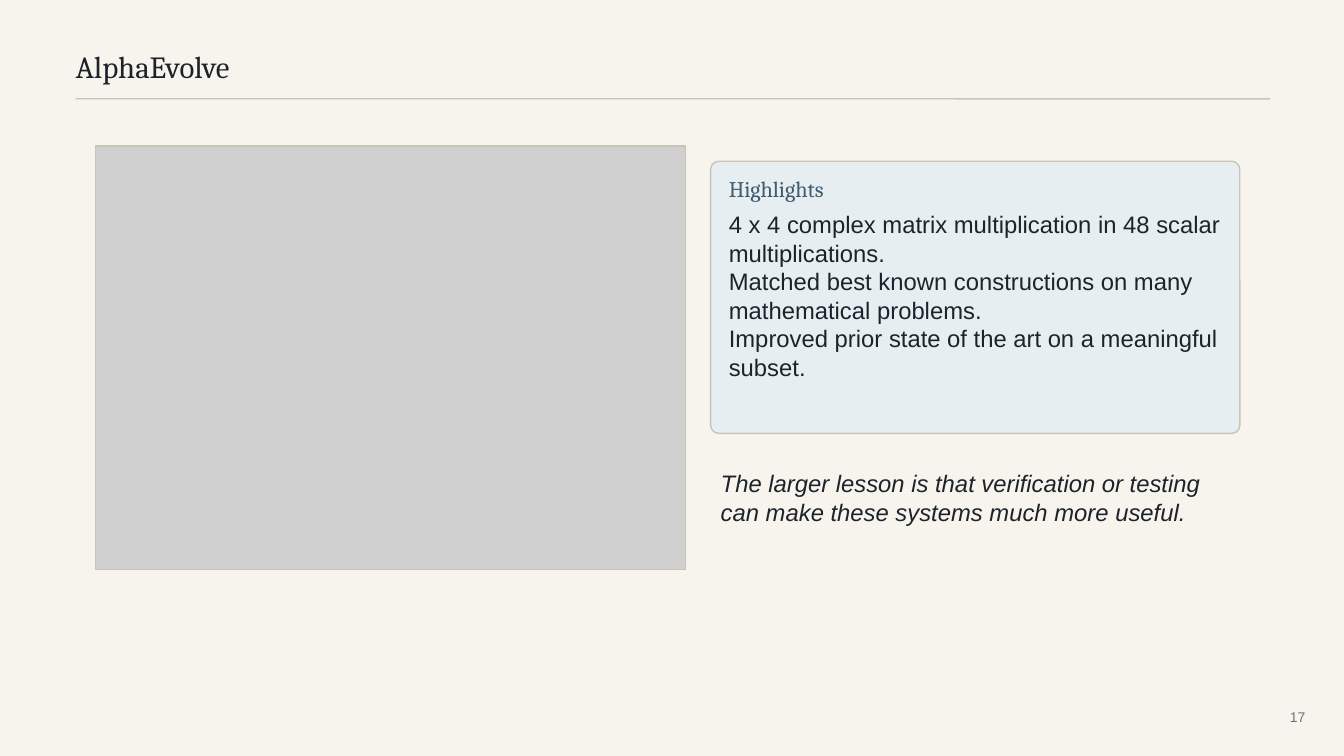
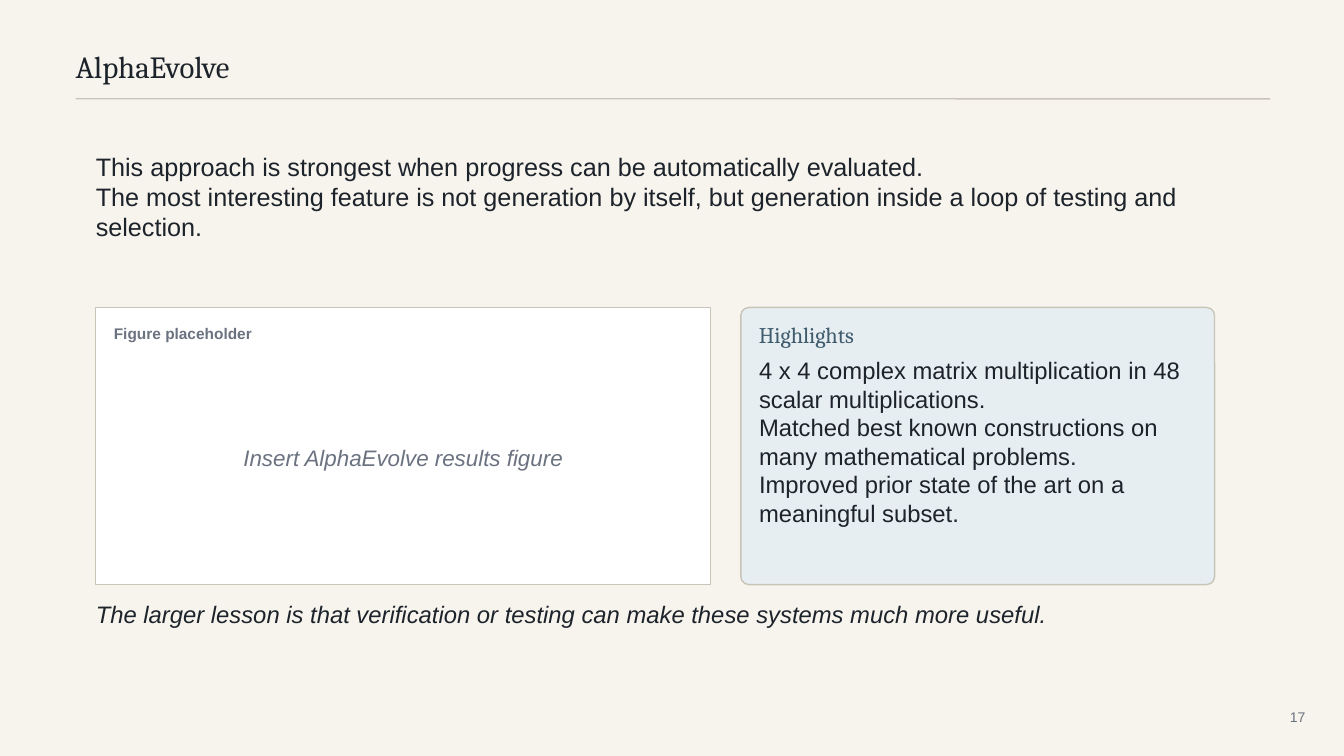
Before and after one commit to mattrobball/2026_03_09-colloquium, a slide deck: slide 17 of deck/should-you-trust-an-ai-mathematician.pptx. Drawn at 1344x756 pixels with LibreOffice and Linux fonts; fonts in the diff are those of the drawing; grey boxes stand for pictures. Boxes give left, top, right and bottom in pixels: in the first picture for what was removed or moved away, otherwise in the second. Text is boxed around its words. In the diff, an @@ line names an element or a change of style, - is before the commit and + after.

Commit message:
Simplify slide layouts and block figures

```diff
--- a/deck/should-you-trust-an-ai-mathematician.pptx
+++ b/deck/should-you-trust-an-ai-mathematician.pptx
@@ picture removed at box(96, 146, 686, 570) @@
@@ text added at box(96, 157, 1176, 237), 18 pt, text #1D232B @@
+This approach is strongest when progress can be automatically evaluated.
+The most interesting feature is not generation by itself, but generation inside a loop of testing and selection.
@@ rectangle: place and size @@
-rectangle at box(96, 146, 686, 570)
+rectangle at box(96, 308, 711, 585)
@@ rectangle at box(96, 308, 711, 585): fill none to #FFFFFF @@
@@ text added at box(114, 328, 252, 342), 11 pt, text #6B7280, bold @@
+Figure placeholder
@@ rounded rectangle: place and size @@
-rounded rectangle at box(711, 161, 1240, 434)
+rounded rectangle at box(741, 308, 1215, 585)
@@ rounded rectangle at box(741, 308, 1215, 585): proportions changed @@
@@ text "Highlights": place and size @@
-text "Highlights" at box(729, 181, 824, 202)
+text "Highlights" at box(759, 327, 854, 348)
@@ text "4 x 4 complex matrix ..." rewrapped from box(729, 215, 1220, 377) to box(759, 361, 1180, 527) @@
@@ text added at box(243, 450, 563, 471), 16 pt, text #6B7280, italic @@
+Insert AlphaEvolve results figure
@@ text "The larger lesson is that ..." rewrapped from box(721, 474, 1200, 526) to box(96, 605, 1046, 628) @@
```
Also in this commit, not shown: 13 other slides changed, 2 other files.
